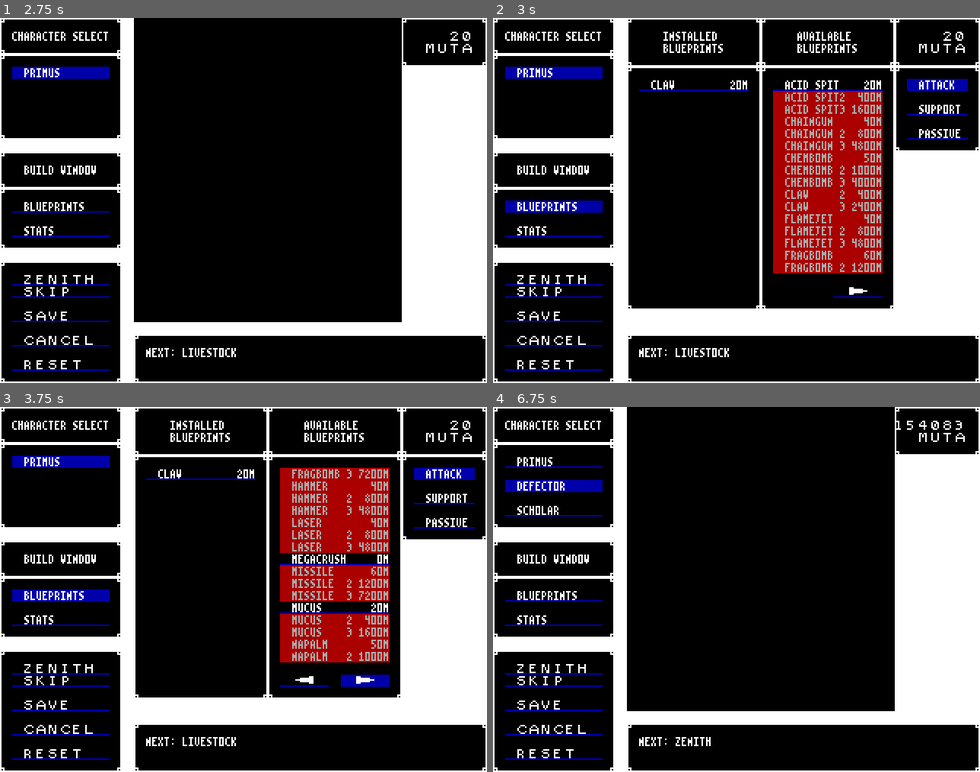
Above: before the commit, frames 1-4 (two rows, left to right).
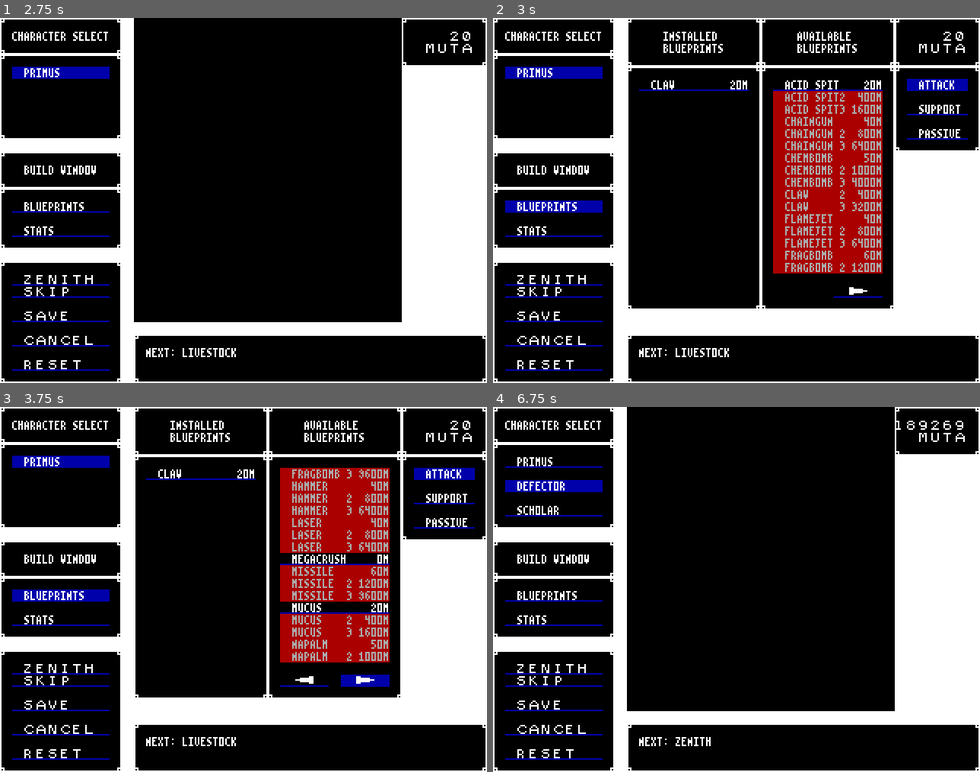
Above: after the commit, the same moments.

Repository: BeamBrain1/Morphose
Game: Godot game, scene res://Scenes/Global/root.tscn
Same seed, same stepped clock (60 frames per second), same inputs: the game is played once before the commit and once after it.
Inputs (mouse positions are in pixels of both pictures, inside the frame that each line leads up to):
- Up to frame 1 (2.75 s): click "SKIP" at 0.5 s; click "SKIP" at 1.25 s; click "PRIMUS" at 2 s
- Up to frame 2 (3 s): click "BLUEPRINTS" at 2.75 s
- Up to frame 3 (3.75 s): click (365, 680) at 3.5 s
- Up to frame 4 (6.75 s): click (858, 680) at 4.25 s; click "STATS" at 5 s; click "ZENITH" at 5.75 s; click "DEFECTOR" at 6.5 s

Frame 1 is identical in both runs. In frame 2, less than 0.1% of the frame differs, in the area x 73-76%, y 33-63%; in frame 3, 0.1%, in the area x 73-76%, y 17-53%; in frame 4, less than 0.1%.

Commit message:
daily update

Diff:
--- a/Scenes/Battle/EnemyCombatant.gd
+++ b/Scenes/Battle/EnemyCombatant.gd
@@ -84,6 +84,8 @@
 		result = queenChooseBlueprint(party_combatants, enemy_combatants)
 	elif base_type.name.matchn("SILO LORD"):
 		result = siloLordChooseBlueprint(party_combatants)
+	elif base_type.name.matchn("KING CRAB"):
+		result = kingCrabChooseBlueprint()
 	elif base_type.name.matchn("ZENITH"):
 		result = zenithChooseBlueprint()
 	else:
@@ -95,7 +97,7 @@
 
 func queenChooseBlueprint(party_combatants: Array[PartyCombatant], enemy_combatants: Array[EnemyCombatant]) -> Blueprint:
 	var possible_actions = getPossibleBlueprintActions()
-	if possible_actions.size() == 0:
+	if possible_actions.size() == 1:
 		return possible_actions[0]
 	else:
 		var living_enemies: int = 0
@@ -127,6 +129,19 @@
 		return Blueprint.getBlueprintFromList(possible_actions, "FragBomb", 2)
 	else:
 		return possible_actions[randi() % possible_actions.size()]
+
+
+func kingCrabChooseBlueprint() -> Blueprint:
+	if ai_sequence % 2 == 0:
+		if getPossibleAttackActions().size() > 0:
+			return getPossibleAttackActions()[randi() % getPossibleAttackActions().size()]
+	else:
+		if getPossibleSupportActions().size() > 0:
+			if Blueprint.blueprintIsInList(getPossibleSupportActions(), "Marshal", 2) and hardened_stacks == MAX_STATUS_EFFECT_STACKS:
+				return Blueprint.getBlueprintFromList(getPossibleSupportActions(), "Marshal", 2)
+			else:
+				return getPossibleSupportActions()[randi() % getPossibleSupportActions().size()]
+	return getPossibleBlueprintActions()[randi() % getPossibleBlueprintActions().size()]
 
 
 func zenithChooseBlueprint() -> Blueprint:
--- a/Scenes/Controllers/ControllerBattle.gd
+++ b/Scenes/Controllers/ControllerBattle.gd
@@ -189,16 +189,18 @@
 
 func applyAttack(user, blueprint: BlueprintAttack, target) -> void:
 	for hit in range(blueprint.num_hits):
-		if attackHits(user, blueprint, target):
-			var raw_damage: int = user.rawAttackDamage(blueprint)
-			var crit = attackCrits(user, blueprint, target)
-			if crit:
-				raw_damage *= 2
-				$BattleMessageDisplay.pushBattleMessage("Critical hit!")
-			target.receiveAttack(blueprint, raw_damage, crit)
-			pushCombatantBattleMessages(target)
-		else:
-			$BattleMessageDisplay.pushBattleMessage("Missed!")
+		if not target.isDefeated():
+			if attackHits(user, blueprint, target):
+				var raw_damage: int = user.rawAttackDamage(blueprint)
+				var crit = attackCrits(user, blueprint, target)
+				if crit:
+					raw_damage *= 3
+					raw_damage /= 2
+					$BattleMessageDisplay.pushBattleMessage("Critical hit!")
+				target.receiveAttack(blueprint, raw_damage, crit)
+				pushCombatantBattleMessages(target)
+			else:
+				$BattleMessageDisplay.pushBattleMessage("Missed!")
 
 
 func applySupport(user, blueprint: BlueprintSupport, target) -> void:
--- a/Scenes/Global/Constructs/Blueprint.gd
+++ b/Scenes/Global/Constructs/Blueprint.gd
@@ -20,7 +20,7 @@
 
 const BIO_COST_T2_MULT: int = 20
 const BIO_COST_T2_MULT_STATUS: int = 20
-const BIO_COST_T3_MULT: int = BIO_COST_T2_MULT * 6
+const BIO_COST_T3_MULT: int = BIO_COST_T2_MULT * 8
 const BIO_COST_T3_MULT_STATUS: int = BIO_COST_T2_MULT_STATUS * 4
 const TP_COST_T2_MULT: int = 5
 const TP_COST_T2_MULT_STATUS: int = 5
@@ -97,10 +97,13 @@
 
 
 # Given a blueprint name and a tier, pull blueprint from supplied list
-static func getBlueprintFromList(blueprint_list: Array, name_in: String, tier_in: int = 1):
+# If no tier-in supplied, get first that matches name
+static func getBlueprintFromList(blueprint_list: Array, name_in: String, tier_in: int = -1):
 
 	for blueprint in blueprint_list:
 		if blueprint.base_display_name.matchn(name_in) and blueprint.tier == tier_in:
+			return blueprint
+		elif blueprint.base_display_name.matchn(name_in) and tier_in == -1:
 			return blueprint
 
 	push_error("Blueprint not found: " + getDialogDisplayNameFromParameters(name_in, tier_in))
--- a/Scenes/Global/Constructs/Morphose.gd
+++ b/Scenes/Global/Constructs/Morphose.gd
@@ -1,12 +1,16 @@
 class_name Morphose
 
 const HP_CAP: int = 999
-const HP_DIMINISHING_RETURNS_START: int = 400
+const HP_DIMINISHING_RETURNS_START: int = 500
+const HP_DIMINISHING_RETURNS_INTERVAL: int = 20
 const HP_MINIMUM: int = 10
 const TP_CAP: int = 999
-const TP_DIMINISHING_RETURNS_START: int = 400
+const TP_DIMINISHING_RETURNS_START: int = 500
+const TP_DIMINISHING_RETURNS_INTERVAL: int = 20
 const TP_MINIMUM: int = 10
-const STAT_DIMINISHING_RETURNS_START: int = 120
+const STAT_DIMINISHING_RETURNS_START: int = 125
+const STAT_FAVORED_DIMINISHING_RETURNS_START: int = 150
+const STAT_DIMINISHING_RETURNS_INTERVAL: int = 5
 const STAT_CAP: int = 250
 const STAT_MINIMUM: int = 1
 
--- a/Scenes/Global/Constructs/PartyMember.gd
+++ b/Scenes/Global/Constructs/PartyMember.gd
@@ -26,22 +26,25 @@
 	else:
 		diminishing_returns_start = STAT_DIMINISHING_RETURNS_START
 
-	if stat == GlobalProgramData.COMBAT_STAT.ATTACK:
-		diminishing_returns_start *= 5
-		diminishing_returns_start /= 4
+	if stat in discounted_stats:
+		if stat in [GlobalProgramData.COMBAT_STAT.HP, GlobalProgramData.COMBAT_STAT.TECH_POINTS]:
+			diminishing_returns_start *= 5
+			diminishing_returns_start /= 4
+		else:
+			diminishing_returns_start = STAT_FAVORED_DIMINISHING_RETURNS_START
 
 	if stat == GlobalProgramData.COMBAT_STAT.HP:
 		result -= Morphose.HP_MINIMUM
 		if result + Morphose.HP_MINIMUM >= diminishing_returns_start:		# After hitting diminishing returns point, cost doubles regularly
-			result += result * (1 + ((result - diminishing_returns_start) / 20))
+			result += result * (1 + ((result - diminishing_returns_start) / HP_DIMINISHING_RETURNS_INTERVAL))
 	elif stat == GlobalProgramData.COMBAT_STAT.TECH_POINTS:
 		result -= Morphose.TP_MINIMUM
 		if result + Morphose.TP_MINIMUM >= diminishing_returns_start:
-			result += result * (1 + ((result - diminishing_returns_start) / 20))
+			result += result * (1 + ((result - diminishing_returns_start) / TP_DIMINISHING_RETURNS_INTERVAL))
 	else:
 		result -= Morphose.STAT_MINIMUM
 		if result + Morphose.STAT_MINIMUM >= diminishing_returns_start:
-			result += result * (1 + ((result - diminishing_returns_start) / 5))
+			result += result * (1 + ((result - diminishing_returns_start) / STAT_DIMINISHING_RETURNS_INTERVAL))
 
 
 	result = maxi(1, result)
--- a/Scenes/Global/Tables/EncounterTable.gd
+++ b/Scenes/Global/Tables/EncounterTable.gd
@@ -73,7 +73,7 @@
 	table.append([enemy("Barnacle"), enemy("Barnacle"), enemy("Barnacle")])
 	table.append([enemy("Barnacle"), enemy("Barnacle"), enemy("Barnacle"), enemy("Barnacle")])
 	table.append([enemy("Barnacle"), enemy("Barnacle"), enemy("Barnacle"), enemy("Barnacle"), enemy("Barnacle"), enemy("Barnacle")])
-	table.append([enemy("King Crab")])
+	table.append([enemy("King Crab"), enemy("King Crab"), enemy("King Crab"), enemy("King Crab")])
 	table.append([enemy("Shark"), enemy("Shark")])
 	table.append([enemy("Shark"), enemy("Shark")])
 	table.append([enemy("Shark"), enemy("Shark"), enemy("Shark")])
--- a/Scenes/Global/Tables/EnemyTable.gd
+++ b/Scenes/Global/Tables/EnemyTable.gd
@@ -372,13 +372,13 @@
 	current_enemy.name = "Prototype"
 	current_enemy.hp = 700
 	current_enemy.tech_points = 100
-	current_enemy.attack = 10
-	current_enemy.defense = 35
+	current_enemy.attack = 25
+	current_enemy.defense = 45
 	current_enemy.senses = 70
-	current_enemy.speed = 50
-	current_enemy.gives_bio_energy = false
+	current_enemy.speed = 60
 	current_enemy.installBlueprintByNameAndTier("160MM Gun", 1)
 	current_enemy.installBlueprintByNameAndTier("8MM MG", 1)
+	current_enemy.gives_bio_energy = false
 	addEnemyToTable(current_enemy)
 
 	### SEASIDE OVERWORLD ###
@@ -403,29 +403,29 @@
 	current_enemy.name = "Barnacle"
 	current_enemy.hp = 300
 	current_enemy.tech_points = 250
-	current_enemy.attack = 110
+	current_enemy.attack = 130
 	current_enemy.defense = 140
 	current_enemy.senses = 90
 	current_enemy.speed = 80
 	current_enemy.installBlueprintByNameAndTier("Claw", 2)
-	current_enemy.installBlueprintByNameAndTier("Chaingun", 2)
+	current_enemy.installBlueprintByNameAndTier("Hammer", 2)
 	current_enemy.installBlueprintByNameAndTier("Mucus", 2)
 	current_enemy.installBlueprintByNameAndTier("Hydrocoat", 2)
 	addEnemyToTable(current_enemy)
 
 	current_enemy = EnemyType.new()
 	current_enemy.name = "King Crab"
-	current_enemy.hp = 1400
-	current_enemy.tech_points = 600
+	current_enemy.hp = 800
+	current_enemy.tech_points = 500
 	current_enemy.attack = 200
 	current_enemy.defense = 200
-	current_enemy.senses = 140
-	current_enemy.speed = 90
-	current_enemy.installBlueprintByNameAndTier("Hammer", 3)
-	current_enemy.installBlueprintByNameAndTier("Bullseye", 3)
-	current_enemy.installBlueprintByNameAndTier("Aegis", 3)
-	current_enemy.installBlueprintByNameAndTier("Mucus", 3)
-	current_enemy.installBlueprintByNameAndTier("Hydrocoat", 3)
+	current_enemy.senses = 130
+	current_enemy.speed = 80
+	current_enemy.installBlueprintByNameAndTier("Claw", 2)
+	current_enemy.installBlueprintByNameAndTier("Hammer", 2)
+	current_enemy.installBlueprintByNameAndTier("Marshal", 2)
+	current_enemy.installBlueprintByNameAndTier("Formation", 2)
+	current_enemy.installBlueprintByNameAndTier("Hydrocoat", 2)
 	current_enemy.installBlueprintByNameAndTier("Molt", 2)
 	addEnemyToTable(current_enemy)
 
@@ -435,11 +435,12 @@
 	current_enemy.name = "Shark"
 	current_enemy.hp = 500
 	current_enemy.tech_points = 250
-	current_enemy.attack = 160
+	current_enemy.attack = 200
 	current_enemy.defense = 70
-	current_enemy.senses = 130
-	current_enemy.speed = 130
-	current_enemy.installBlueprintByNameAndTier("Claw", 2)
+	current_enemy.senses = 150
+	current_enemy.speed = 150
+	current_enemy.installBlueprintByNameAndTier("Claw", 2)
+	current_enemy.installBlueprintByNameAndTier("Chaingun", 2)
 	current_enemy.installBlueprintByNameAndTier("Web", 2)
 	current_enemy.installBlueprintByNameAndTier("Hydrocoat", 2)
 	addEnemyToTable(current_enemy)
@@ -448,12 +449,12 @@
 
 	current_enemy = EnemyType.new()
 	current_enemy.name = "Pulser"
-	current_enemy.hp = 600
+	current_enemy.hp = 700
 	current_enemy.tech_points = 500
-	current_enemy.attack = 160
-	current_enemy.defense = 70
-	current_enemy.senses = 135
-	current_enemy.speed = 135
+	current_enemy.attack = 170
+	current_enemy.defense = 100
+	current_enemy.senses = 145
+	current_enemy.speed = 145
 	current_enemy.installBlueprintByNameAndTier("Claw", 3)
 	current_enemy.installBlueprintByNameAndTier("Laser", 3)
 	current_enemy.installBlueprintByNameAndTier("Bullseye", 3)
@@ -464,17 +465,16 @@
 	current_enemy.name = "Prometheus"
 	current_enemy.hp = 2400
 	current_enemy.tech_points = 1000
-	current_enemy.attack = 180
-	current_enemy.defense = 100
-	current_enemy.senses = 160
-	current_enemy.speed = 170
+	current_enemy.attack = 220
+	current_enemy.defense = 150
+	current_enemy.senses = 170
+	current_enemy.speed = 180
 	current_enemy.installBlueprintByNameAndTier("Claw", 3)
 	current_enemy.installBlueprintByNameAndTier("Laser", 3)
 	current_enemy.installBlueprintByNameAndTier("Napalm", 3)
 	current_enemy.installBlueprintByNameAndTier("Psypulse", 3)
 	current_enemy.installBlueprintByNameAndTier("Web", 3)
 	current_enemy.installBlueprintByNameAndTier("Overclock", 3)
-	current_enemy.installBlueprintByNameAndTier("Panacea", 3)
 	current_enemy.installBlueprintByNameAndTier("Turbo", 3)
 	current_enemy.installBlueprintByNameAndTier("Molt", 3)
 	current_enemy.installBlueprintByNameAndTier("Hydrocoat", 3)
@@ -486,11 +486,12 @@
 	current_enemy = EnemyType.new()
 	current_enemy.name = "Zenith"
 	current_enemy.hp = 4095
-	current_enemy.tech_points = 1200
-	current_enemy.attack = 220
-	current_enemy.defense = 220
-	current_enemy.senses = 220
-	current_enemy.speed = 220
+	current_enemy.tech_points = 1400
+	current_enemy.attack = 200
+	current_enemy.defense = 200
+	current_enemy.senses = 200
+	current_enemy.speed = 200
+	current_enemy.installBlueprintByNameAndTier("Claw", 3)
 	current_enemy.installBlueprintByNameAndTier("Laser", 3)
 	current_enemy.installBlueprintByNameAndTier("Chaingun", 3)
 	current_enemy.installBlueprintByNameAndTier("Hammer", 3)
@@ -516,8 +517,8 @@
 	current_enemy.name = "Z-Spawn"
 	current_enemy.hp = 500
 	current_enemy.tech_points = 500
-	current_enemy.attack = 170
-	current_enemy.defense = 50
+	current_enemy.attack = 200
+	current_enemy.defense = 70
 	current_enemy.senses = 150
 	current_enemy.speed = 150
 	current_enemy.installBlueprintByNameAndTier("Laser", 3)
Not shown, changed: blueprints.dat
